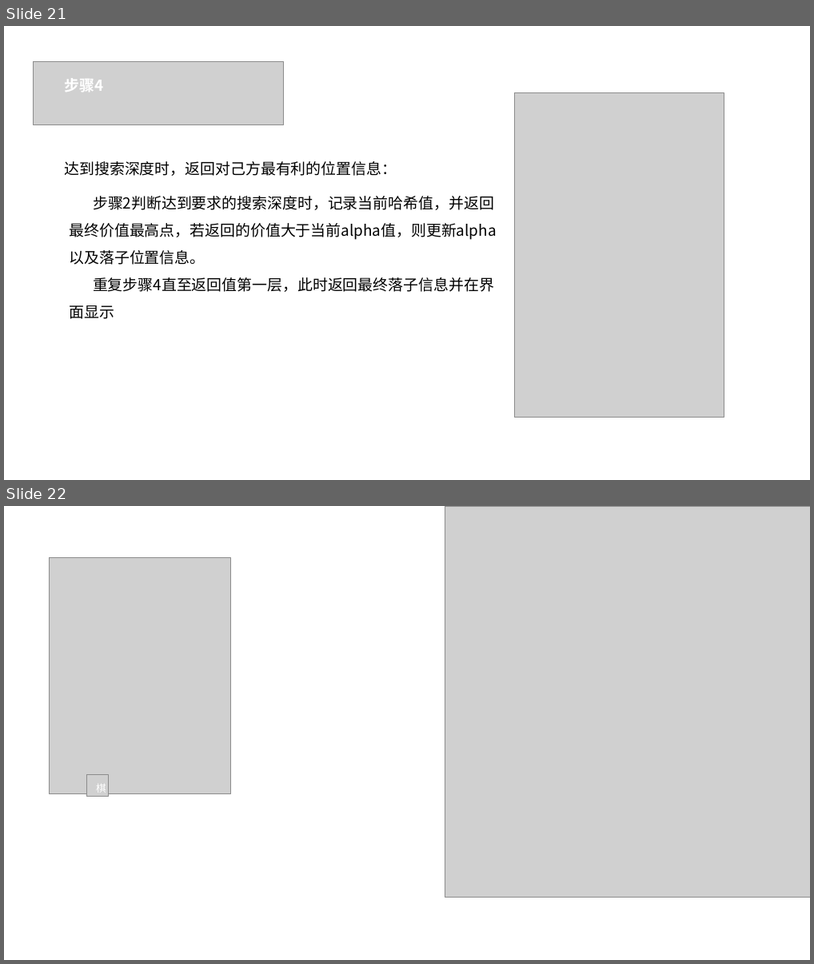
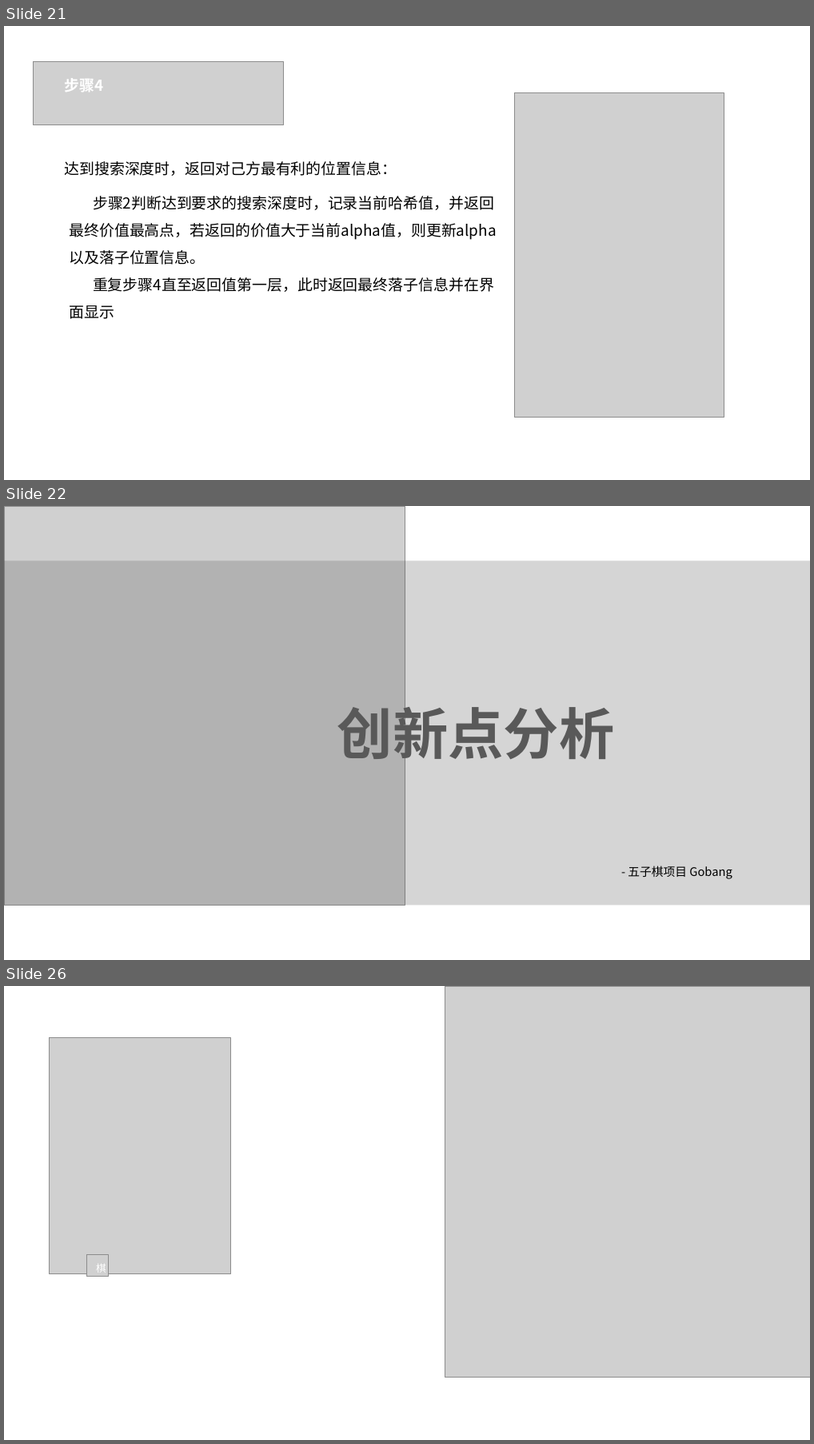
Before and after one commit to IPCHIFUNG/Gobang, a slide deck: doc/五子棋项目演示PPT.pptx. Shown one above the other, each under a label of ours: slides 21 and 22 before the commit, slides 21, 22 and 26 after it; the slides between them are not shown. The pictures are 814x964 and 814x1444 pixels, drawn with LibreOffice and Linux fonts; fonts in the diff are those of the drawing; grey boxes stand for pictures. Boxes give left, top, right and bottom in pixels: in the first picture for what was removed or moved away, otherwise in the second. Text is boxed around its words. In the diff, an @@ line names an element or a change of style, - is before the commit and + after.

Commit message:
PPT创新部分完成

```diff
--- a/doc/五子棋项目演示PPT.pptx
+++ b/doc/五子棋项目演示PPT.pptx
@@ slide 22 added at (4, 506, 810, 960), background #FFFFFF @@
@@ picture added at (4, 506, 406, 904) @@
@@ rectangle added at (4, 561, 810, 905), fill #595959 at 25% opacity @@
@@ text added at (338, 698, 614, 768), 66 pt, text #595959, bold @@
+创新点分析
@@ text added at (628, 865, 732, 879), 14 pt, text #000000 @@
+- 五子棋项目 Gobang
@@ what was slide 22 is now slide 26 @@
```
Also in this commit, not shown: 3 other slides added, 1 other file.
